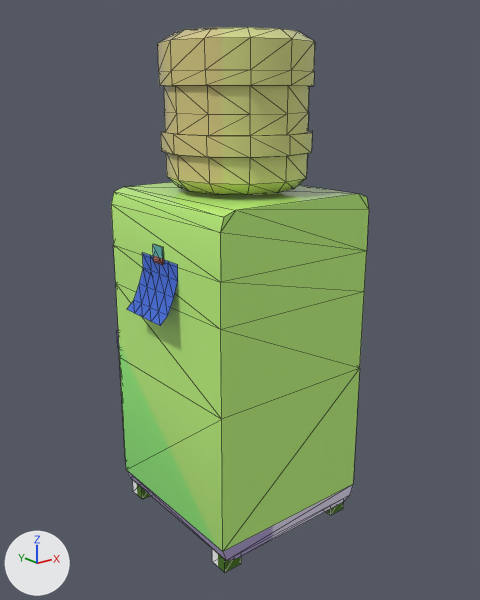
An edit to the FBX model Assets/Art/Model/Prop/Water_Purifier.fbx, drawn before and after from the same camera.
Rendered twice from a 50 mm camera at (-1.029, -1.296, 1.095) aimed at (-0.001, -0.011, 0.581). Arrows for +X, +Y and +Z are at lower left; the lights stay in place. The picture after the commit comes second. Mesh edges are drawn as thin lines. Where no turn or scale is listed for an object, it has been applied to the vertices.

Objects in the first picture: 'Water_Purifier'.
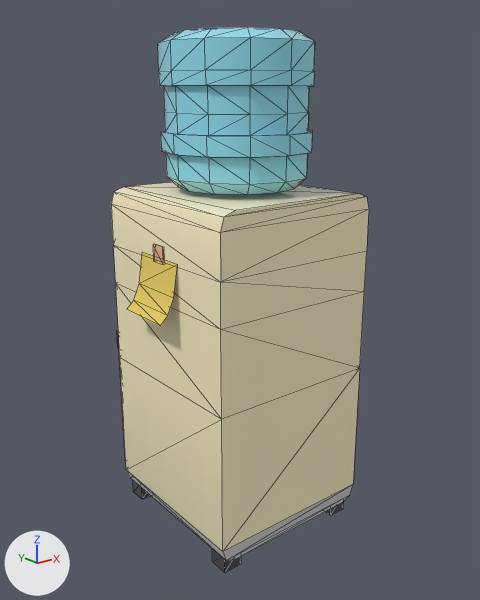
The newer file is also turned or shifted as a whole; pictures and numbers use the older file's frame.

The change in detail:
me_mesh is used by ob_water_purifier; location (0.0, 0.0, 0.0).
me_mesh had 521 vertices, 962 faces and spanned x -0.297..0.297, y -0.254..0.254, z 0.0..1.222.
me_mesh now has 458 vertices, 758 faces and spans x -0.297..0.297, y -0.254..0.254, z 0.0..1.222.
me_mesh part 1: the loose piece of 8 vertices spanning x -0.25..-0.245, y -0.041..-0.001, z 0.721..0.761 is rebuilt with 8 vertices and now spans x -0.248..-0.243, y -0.041..-0.001, z 0.721..0.761.
Part 2, on me_mesh:
63 vertices are removed from x -0.297..0.269, y -0.15..0.086, z 0.6..0.893.
222 faces are deleted.
44 new faces join them.
me_mesh part 3: 704 kept faces spanning x -0.246..0.297, y -0.254..0.254, z 0.0..1.222 get new texture (UV) coordinates.
Other edits to the shape of me_mesh do not show in these pictures.

Pixel boxes (x1, y1, x2, y2) of what changed, in the pictures (480 x 600 px):
part 1 of me_mesh, rebuilt: before (153, 244, 164, 265); after (153, 244, 164, 263)
part 2 of me_mesh, built on: (117, 194, 369, 332) in both
part 3 of me_mesh, surface changed: (111, 27, 367, 572) in both
